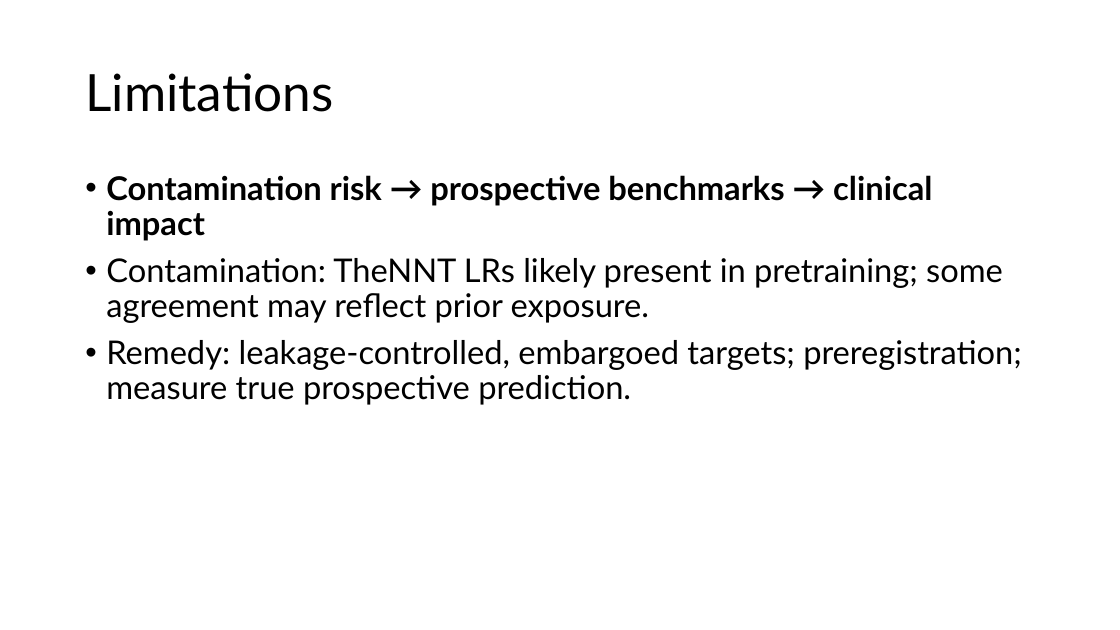
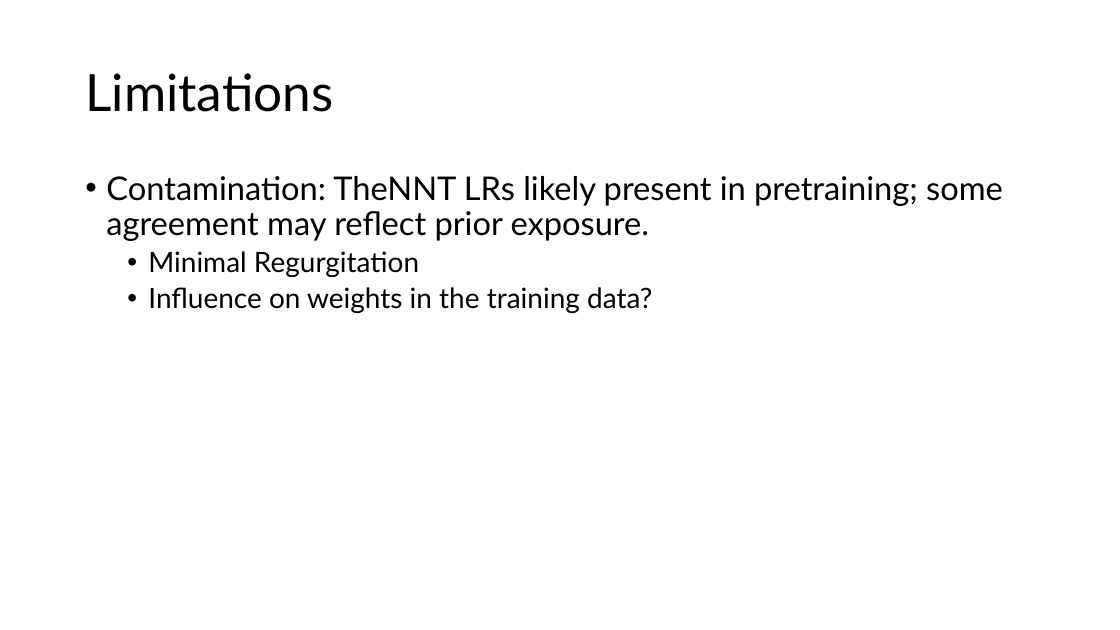
Before and after one commit to reblocke/llm_estimate_lrs, a slide deck: slide 16 of 2025-9-22 locke m2int lab LLM LRs.pptx (slide 18 before the commit). Drawn at 1120x630 pixels with LibreOffice and Linux fonts; fonts in the diff are those of the drawing. Boxes give left, top, right and bottom in pixels: in the first picture for what was removed or moved away, otherwise in the second. Text is boxed around its words. In the diff, an @@ line names an element or a change of style, - is before the commit and + after.

```diff
--- a/2025-9-22 locke m2int lab LLM LRs.pptx
+++ b/2025-9-22 locke m2int lab LLM LRs.pptx
@@ text at [106,175,932,241]: paragraph removed @@
-• Contamination risk → prospective benchmarks → clinical impact
@@ text at [148,251,652,313]: text changed; size 28 to 24 pt @@
-• Remedy: leakage‑controlled, embargoed targets; preregistration; measure true prospective prediction.
+  • Minimal Regurgitation
+  • Influence on weights in the training data?
```
Also in this commit, not shown: 9 other slides changed, 3 slides added, 5 slides removed, 1 other file.
